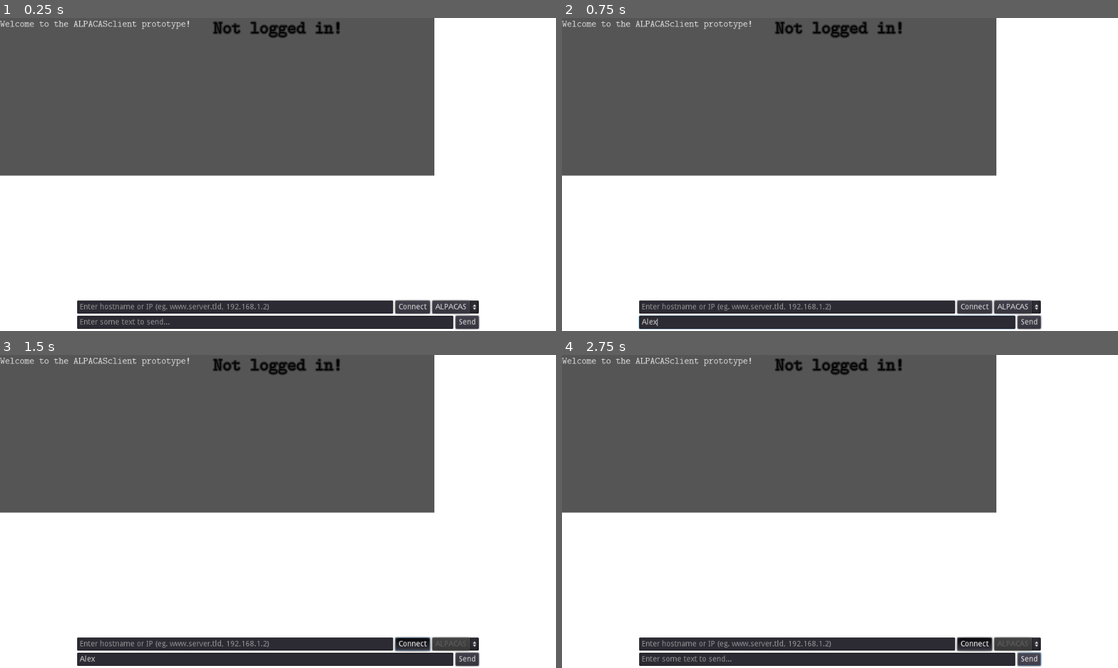
Above: before the commit, frames 1-4 (two rows, left to right).
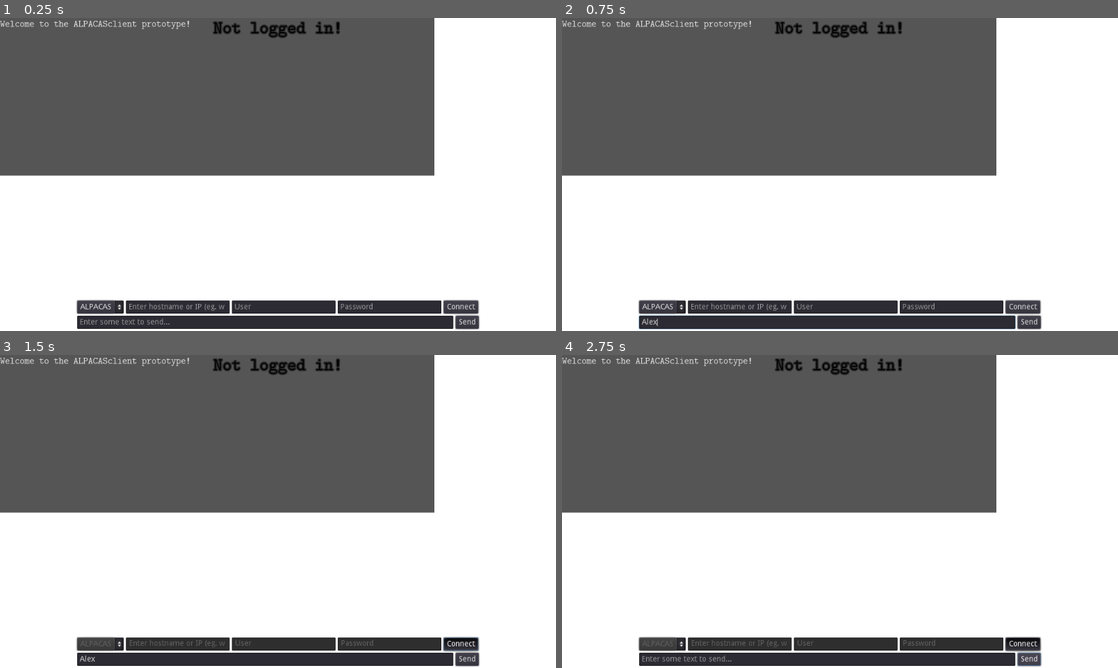
Above: after the commit, the same moments.

Repository: FreeDelete-Software/ALPACASclient
Game: Godot game, scene res://Game.tscn
Two runs of this game, one before a commit and one after it. Both use one fixed random seed, a clock stepped at 60 frames per second and the inputs below.
Inputs (mouse positions are in pixels of both pictures, inside the frame that each line leads up to):
- Up to frame 1 (0.25 s): no input
- Up to frame 2 (0.75 s): click (828, 321) at 0.52 s; type "Alex" at 0.6 s
- Up to frame 3 (1.5 s): click "Connect" at 1.25 s
- Up to frame 4 (2.75 s): click "Send" at 2 s

The runs differ from the first frame. In frame 1, 0.8% of the frame differs, in the area x 13-87%, y 90-95%; in frame 2, 0.8%; in frame 3, 1.0%; in frame 4, 0.9%.

Commit message:
Add automatic login
Allow user to put in a username and password and automatically login
without. Some effort was made to hide password from view, but this
will need some security upgrades in the future.

Diff:
--- a/client/client.tscn
+++ b/client/client.tscn
@@ -42,23 +42,40 @@
 margin_right = 600.0
 margin_bottom = 24.0
 
+[node name="Mode" type="OptionButton" parent="Panel/VBoxContainer/Connect"]
+margin_right = 29.0
+margin_bottom = 24.0
+
 [node name="Host" type="LineEdit" parent="Panel/VBoxContainer/Connect"]
-margin_right = 499.0
+margin_left = 33.0
+margin_right = 196.0
 margin_bottom = 24.0
 size_flags_horizontal = 3
 placeholder_text = "Enter hostname or IP (eg. www.server.tld, 192.168.1.2)"
 
+[node name="UserName" type="LineEdit" parent="Panel/VBoxContainer/Connect"]
+margin_left = 200.0
+margin_right = 364.0
+margin_bottom = 24.0
+size_flags_horizontal = 3
+expand_to_text_length = true
+placeholder_text = "User"
+
+[node name="Password" type="LineEdit" parent="Panel/VBoxContainer/Connect"]
+margin_left = 368.0
+margin_right = 532.0
+margin_bottom = 24.0
+size_flags_horizontal = 3
+secret = true
+secret_character = "@"
+placeholder_text = "Password"
+
 [node name="Connect" type="Button" parent="Panel/VBoxContainer/Connect"]
-margin_left = 503.0
-margin_right = 567.0
+margin_left = 536.0
+margin_right = 600.0
 margin_bottom = 24.0
 toggle_mode = true
 text = "Connect"
-
-[node name="Mode" type="OptionButton" parent="Panel/VBoxContainer/Connect"]
-margin_left = 571.0
-margin_right = 600.0
-margin_bottom = 24.0
 
 [node name="Send" type="HBoxContainer" parent="Panel/VBoxContainer"]
 margin_top = 28.0
@@ -83,9 +100,11 @@
 [node name="ALPACAS" type="Node" parent="."]
 script = ExtResource( 4 )
 
+[connection signal="item_selected" from="Panel/VBoxContainer/Connect/Mode" to="." method="_on_Mode_item_selected"]
+[connection signal="text_entered" from="Panel/VBoxContainer/Connect/Password" to="." method="_on_Password_text_entered"]
 [connection signal="toggled" from="Panel/VBoxContainer/Connect/Connect" to="." method="_on_Connect_toggled"]
-[connection signal="item_selected" from="Panel/VBoxContainer/Connect/Mode" to="." method="_on_Mode_item_selected"]
 [connection signal="text_entered" from="Panel/VBoxContainer/Send/LineEdit" to="." method="_on_LineEdit_text_entered"]
 [connection signal="pressed" from="Panel/VBoxContainer/Send/Send" to="." method="_on_Send_pressed"]
 [connection signal="alpacas_closed" from="ALPACAS" to="." method="_on_alpacas_closed"]
+[connection signal="alpacas_open" from="ALPACAS" to="." method="_on_alpacas_open"]
 [connection signal="alpacas_received" from="ALPACAS" to="." method="_on_alpacas_received"]
--- a/client/client_ui.gd
+++ b/client/client_ui.gd
@@ -23,7 +23,9 @@
 onready var _line_edit = $Panel/VBoxContainer/Send/LineEdit
 onready var _host = $Panel/VBoxContainer/Connect/Host
 onready var _client_mode = $Panel/VBoxContainer/Connect/Mode
-
+onready var _username = $Panel/VBoxContainer/Connect/UserName
+onready var _password = $Panel/VBoxContainer/Connect/Password
+onready var _connect_btn = $Panel/VBoxContainer/Connect/Connect
 
 func _ready():
 	# Add menu options for the mode
@@ -52,9 +54,12 @@
 	if pressed:
 		# Disable mode selection while connected
 		_client_mode.disabled = true
+		_host.editable = false
+		_username.editable = false
+		_password.editable = false
 
 		if _host.text != "":
-			# Connect based on input text and hardcoded port.
+			# Connect based on input text and mode-selected port.
 			Utils._log(_log_dest, "Connecting to ALPACAS portal at IP: %s" % [_host.text])
 			_client.connect_to_server(_host.text, _client_port)
 			# This could probably use some better input validation.
@@ -63,6 +68,9 @@
 		# Disconnect and enable mode selection when un-toggled.
 		_client.disconnect_from_host()
 		_client_mode.disabled = false
+		_host.editable = true
+		_username.editable = true
+		_password.editable = true
 
 
 func _on_LineEdit_text_entered(_command):
@@ -82,7 +90,7 @@
 
 
 func _on_alpacas_received(inputfunc, args, _kwargs):
-	# Handle message
+	# Send messages elsewhere via signlas.
 	if inputfunc == "text":
 		emit_signal("text_msg",args[0])
 	elif inputfunc == "logged_in":
@@ -95,4 +103,25 @@
 
 func _on_alpacas_closed():
 	print("Connection closed.")
+	_connect_btn.pressed = false
 	emit_signal("logged_in", false)
+
+
+func _on_alpacas_open():
+	# Attempt to log in automatically when connection is opened.
+	if _username.text != "":
+		if _password.text != "":
+			print("Attempting to log in based on user input...")
+			var login_string = "connect %s %s" % [_username.text, _password.text]
+			_client.send_data(Utils.encode_evennia(["text", [login_string], {}]))
+
+	# Clear password after connecting no matter what happens.
+	_password.text = ""
+
+
+func _on_Password_text_entered(new_text):
+	# Immediately forget instructions.
+	new_text = null
+
+	# Press the button
+	_connect_btn.pressed = true
Not shown, changed: VERSION
